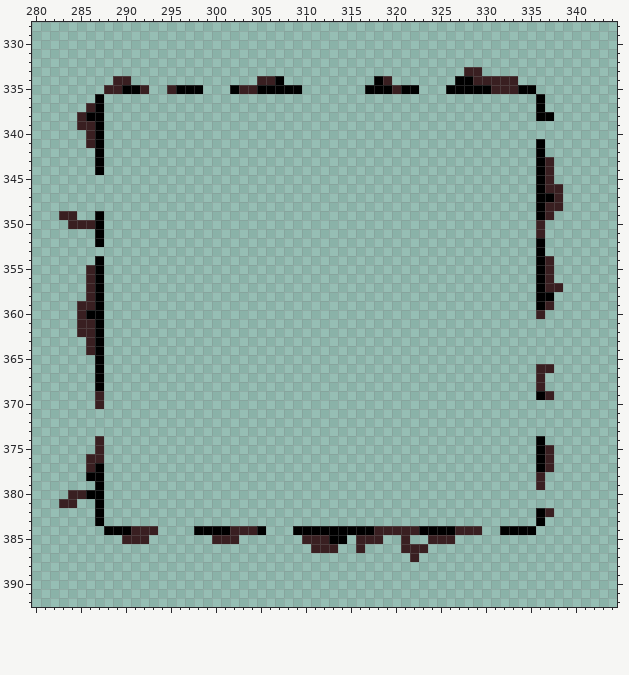
Two versions of one pixel-art file, core/assets/ase/biome_gen_1.ase. Above, as it was before the edit.
512x512 pixels, 1 frame. Shown: x 280..344, y 328..392.
After:
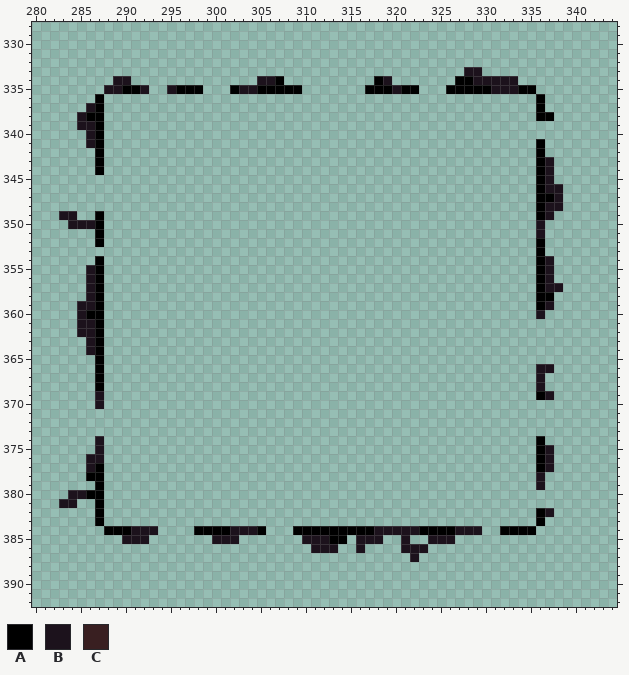
Palette (. is transparent): A #000000  B #1c121c  C #391f21
Changes in this commit:
Layer "patterns":
y 333: x 328..329 CC -> BB
y 334: x 289..290 CC -> BB; x 305..306 CC -> BB; x 319 C -> B; x 329..333 CCCCC -> BBBBB
y 335: x 288..289 CC -> BB; x 292 C -> B; x 295 C -> B; x 303..304 CC -> BB; x 320 C -> B; x 331..333 CCC -> BBB
y 337: x 286 C -> B
y 338: x 285 C -> B
y 339: x 285..286 CC -> BB
y 340..341: x 286 C -> B
y 343..345: x 337 C -> B
y 346: x 337..338 CC -> BB
y 347: x 338 C -> B
y 348: x 337..338 CC -> BB
y 349: x 283..284 CC -> BB; x 337 C -> B
y 350: x 284..286 CCC -> BBB; x 336 C -> B
y 351: x 336 C -> B
y 354: x 337 C -> B
y 355..356: x 286 C -> B; x 337 C -> B
y 357: x 286 C -> B; x 337..338 CC -> BB
y 358: x 286 C -> B
y 359: x 285..286 CC -> BB; x 337 C -> B
y 360: x 285 C -> B; x 336 C -> B
y 361..362: x 285..286 CC -> BB
y 363..364: x 286 C -> B
y 366: x 336..337 CC -> BB
y 367..368: x 336 C -> B
y 369: x 287 C -> B; x 337 C -> B
y 370: x 287 C -> B
y 374: x 287 C -> B
y 375: x 287 C -> B; x 337 C -> B
y 376: x 286..287 CC -> BB; x 337 C -> B
y 377: x 286 C -> B; x 337 C -> B
y 378..379: x 336 C -> B
y 380: x 284..285 CC -> BB
y 381: x 283..284 CC -> BB
y 382: x 337 C -> B
y 384: x 291..293 CCC -> BBB; x 302..304 CCC -> BBB; x 318..322 CCCCC -> BBBBB; x 327..329 CCC -> BBB
y 385: x 290..292 CCC -> BBB; x 300..302 CCC -> BBB; x 310..312 CCC -> BBB; x 316..318 CCC -> BBB; x 321 C -> B; x 324..326 CCC -> BBB
y 386: x 311..313 CCC -> BBB; x 316 C -> B; x 321..323 CCC -> BBB
y 387: x 322 C -> B
